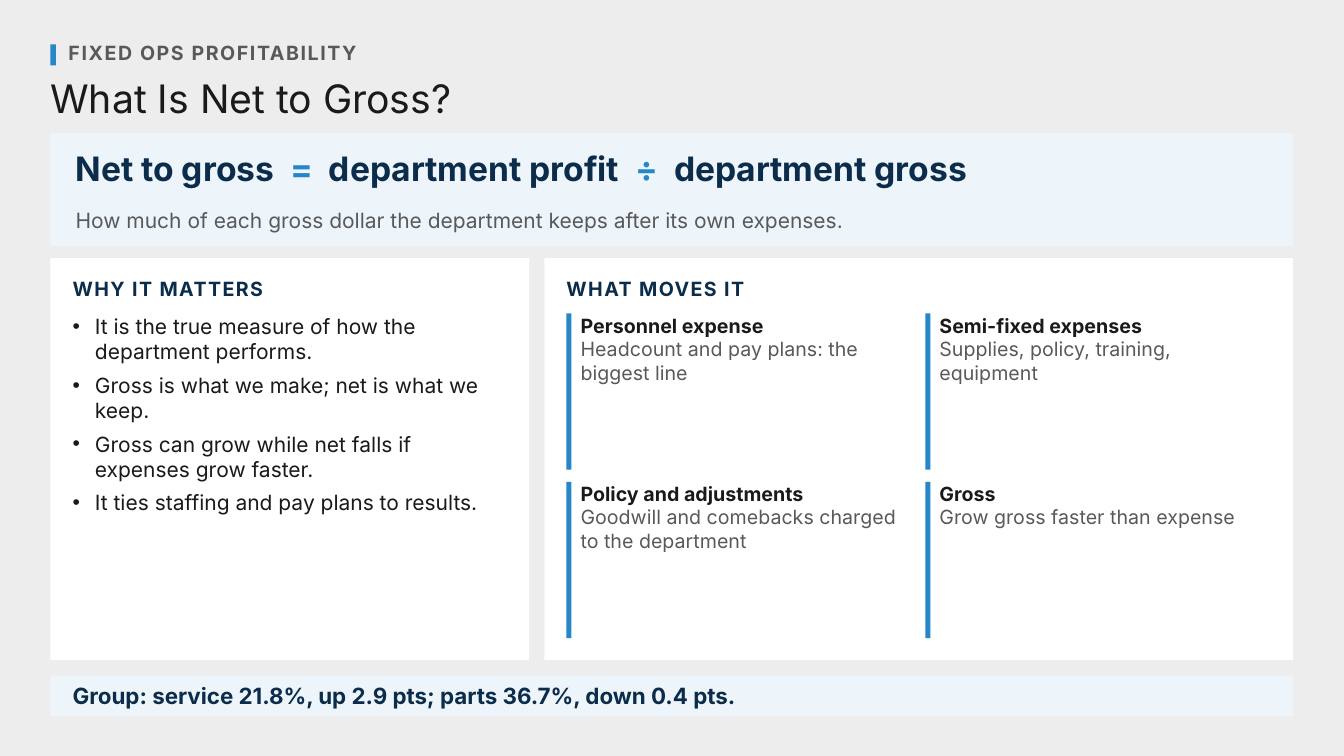
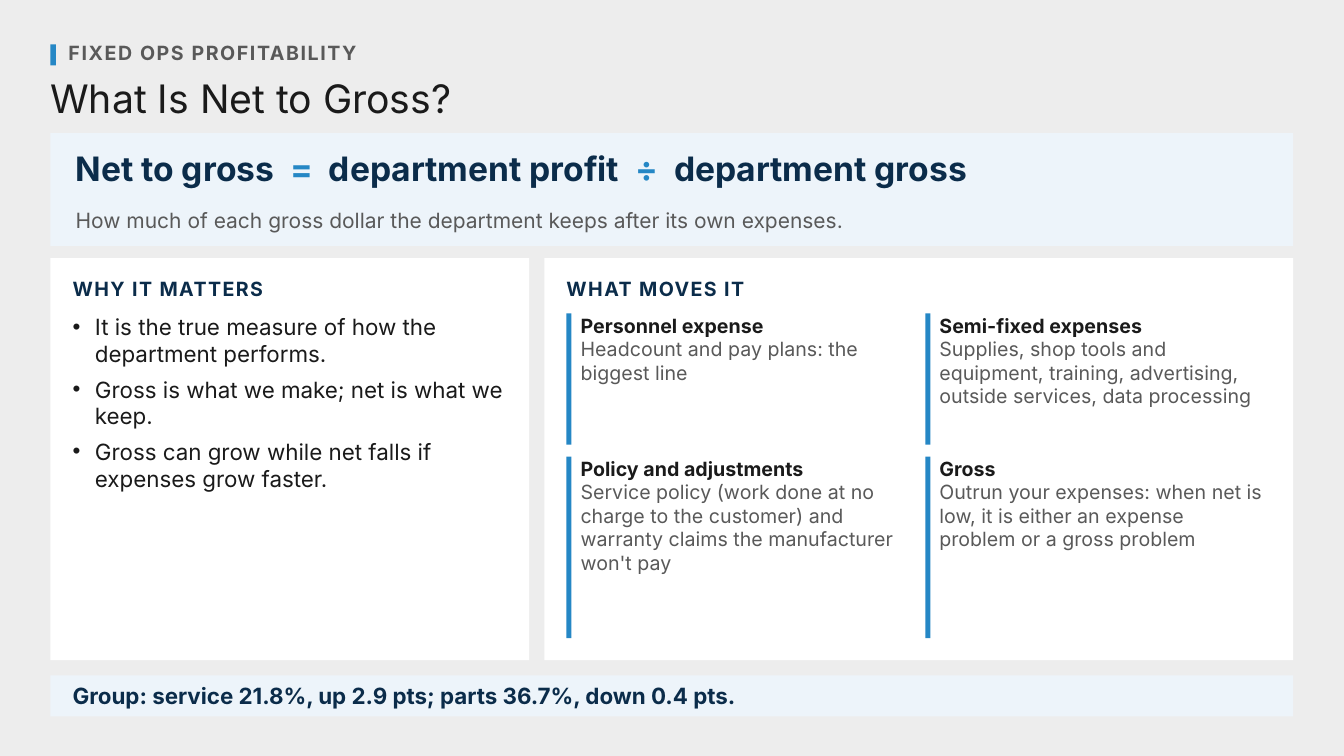
Before and after one commit to Ndresner/Noah, a slide deck: slide 32 of day2-deck/decks/Fixed Ops - Day 2 Example Test Deck.pptx (slide 33 before the commit). Drawn at 1344x756 pixels with LibreOffice and Linux fonts; fonts in the diff are those of the drawing. Boxes give left, top, right and bottom in pixels: in the first picture for what was removed or moved away, otherwise in the second. Text is boxed around its words. In the diff, an @@ line names an element or a change of style, - is before the commit and + after.

```diff
--- a/day2-deck/decks/Fixed Ops - Day 2 Example Test Deck.pptx
+++ b/day2-deck/decks/Fixed Ops - Day 2 Example Test Deck.pptx
@@ text "It is the true measure ..." at [95, 318, 503, 492]: size 15 to 16 pt @@
@@ rectangle: place and size @@
-rectangle at [567, 314, 572, 470]
+rectangle at [567, 314, 572, 445]
@@ rectangle: place and size @@
-rectangle at [926, 314, 931, 470]
+rectangle at [926, 314, 931, 445]
@@ text at [939, 341, 1252, 407]: text changed @@
-Supplies, policy, training, equipment
+Supplies, shop tools and equipment, training, advertising, outside services, data processing
@@ rectangle: place and size @@
-rectangle at [567, 482, 572, 638]
+rectangle at [567, 457, 572, 638]
@@ text "Policy and adjustments": place and size @@
-text "Policy and adjustments" at [581, 486, 895, 552]
+text "Policy and adjustments" at [581, 461, 893, 574]
@@ rectangle: place and size @@
-rectangle at [926, 482, 931, 638]
+rectangle at [926, 457, 931, 638]
@@ text "Gross": place and size @@
-text "Gross" at [939, 486, 1235, 528]
+text "Gross" at [939, 461, 1262, 550]
@@ text at [95, 494, 477, 515]: paragraph removed @@
-• It ties staffing and pay plans to results.
@@ text at [581, 484, 893, 574]: text changed @@
-Goodwill and comebacks charged to the department
+Service policy (work done at no charge to the customer) and warranty claims the manufacturer won't pay
@@ text at [939, 484, 1262, 550]: text changed @@
-Grow gross faster than expense
+Outrun your expenses: when net is low, it is either an expense problem or a gross problem
```
Also in this commit, not shown: 43 other slides changed, 1 slide removed, 46 other files.
